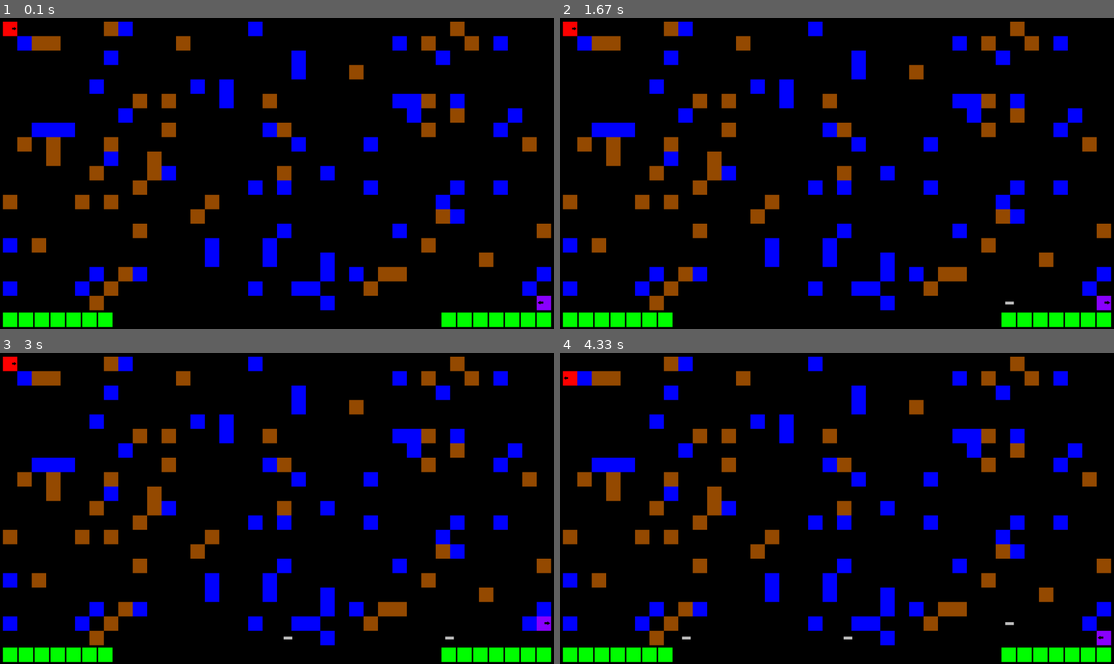
Above: before the commit, frames 1-4 (two rows, left to right).
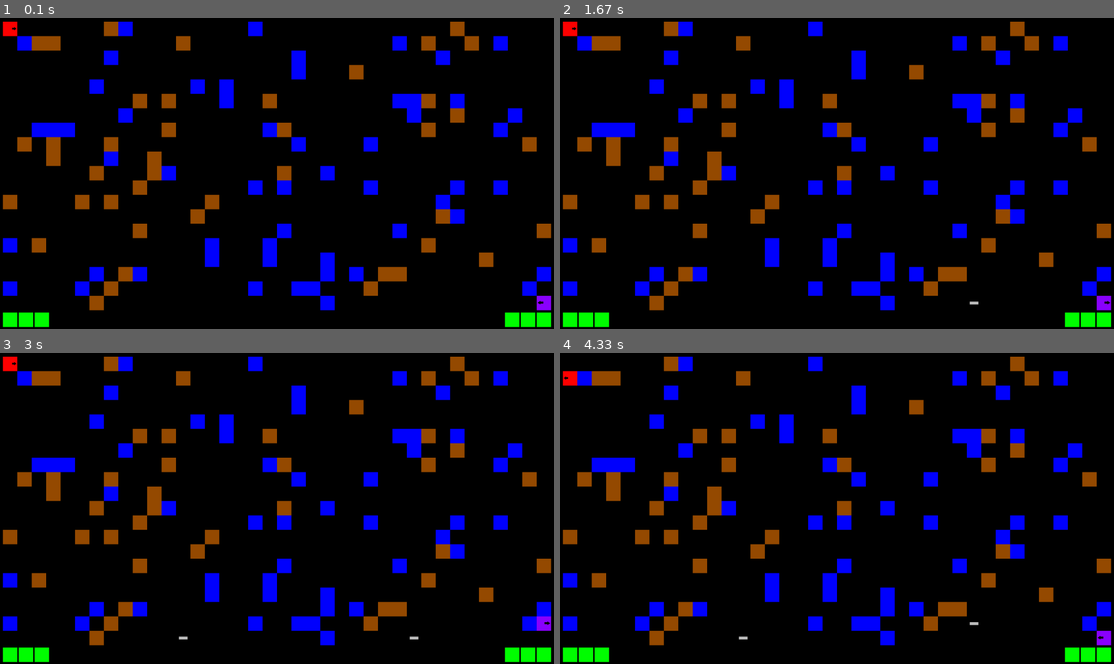
Above: after the commit, the same moments.

Repository: NeMolliriK/PyGame
Game: pygame game, started from main.py
The game is run twice, just before and just after one commit, with the same random seed, the same clock (stepped at 60 frames per second) and the same inputs.
Inputs:
- Up to frame 1 (0.1 s): no input
- Up to frame 2 (1.67 s): hold K 0.33-0.8 s; hold Right 0.33-0.8 s; hold I 0.83-1.3 s; hold Right 0.83-1.3 s; tap 1 at 0.98 s; tap 3 at 1.33 s
- Up to frame 3 (3 s): hold 5 1.67-2.13 s; hold Right 1.67-2.13 s; tap K at 1.82 s; hold Right 2.17-2.63 s; tap 1 at 2.32 s; hold Up 2.67-2.97 s; hold W 2.67-2.97 s
- Up to frame 4 (4.33 s): hold Right 3-3.47 s; hold D 3-3.47 s; tap K at 3.15 s; hold Left 3.5-4.03 s; hold A 3.5-4.03 s; tap 1 at 3.65 s; hold Down from 4.07 s (still down); hold S from 4.07 s (still down)

The runs differ from the first frame. In frame 1, 1.0% of the frame differs, in the area x 9-91%, y 94-100%; in frame 2, 1.1%; in frame 3, 1.1%; in frame 4, 1.1%, in the area x 9-91%, y 86-100%.

Commit message:
Добавлена возможность редактирования длины пули

Diff:
--- a/main.py
+++ b/main.py
@@ -189,17 +189,24 @@
     pass
 
 
-class Bullet(Sprite):
-    def __init__(self, *group, x=100, y=100, file="texture.png", direction=None, enemy=None, speed=5, damage=1,
-                 number=1):
-        super().__init__(*group, x=x, y=y, file=file)
+class Bullet(pygame.sprite.Sprite):
+    def __init__(self, *group, x=100, y=100, file=None, direction=None, enemy=None, speed=5, damage=1, w=30):
+        super().__init__(*group)
+        if file is None:
+            self.image = pygame.Surface((w, 10), pygame.SRCALPHA, 32)
+            self.image.fill("grey")
+        else:
+            self.image = pygame.image.load(f"data/{file}")
+            self.mask = pygame.mask.from_surface(self.image)
+        self.rect = self.image.get_rect()
+        self.rect.x = x
+        self.rect.y = y
         self.direction = direction
         if direction == 0 or direction == 2:
             self.image = pygame.transform.rotate(self.image, 90)
         self.enemy = enemy
         self.speed = speed
         self.damage = damage
-        self.number = number
 
     def update(self):
         if pygame.sprite.spritecollideany(self, walls):
@@ -236,8 +243,8 @@
 WIDTH, HEIGHT = 38, 20
 board = Board(WIDTH, HEIGHT)
 running = True
-fl = 7
-sl = 7
+fl = 3  # жизни
+sl = 3
 first_player = Player(first_players, x=board.left, y=board.top, file="first_player.png", lives=fl)
 second_player = Player(second_players, x=1920 - 20 + board.left - board.cell_size,
                        y=1080 - 30 + board.top - board.cell_size, file="second_player.png", lives=sl)
@@ -247,12 +254,14 @@
 second_reload = pygame.USEREVENT + 2
 r1 = 1
 r2 = 1
-tr1 = 500
-tr2 = 500
-fs = 7
-ss = 7
-fd = 2
-sd = 2
+tr1 = 100  # время перезарядки
+tr2 = 100
+fs = 10  # скорость пули
+ss = 10
+fd = 1  # наносимый урон
+sd = 1
+fw = 30  # длина пули
+sw = 30
 while running:
     for event in pygame.event.get():
         if event.type == pygame.QUIT:
@@ -275,45 +284,45 @@
             if event.key == pygame.K_LEFT:
                 board.left2()
             if first_player.a and r1:
-                if event.key == pygame.K_t:
-                    Bullet(bullets, x=first_player.rect.x + 20, y=first_player.rect.y - 30, file="bullet.png",
-                           direction=0, enemy=second_players, speed=fs, damage=fd)
+                if event.key == pygame.K_i:
+                    Bullet(bullets, x=first_player.rect.x + 20, y=first_player.rect.y - 30, w=fw, direction=0,
+                           enemy=second_players, speed=fs, damage=fd)
                     r1 = 0
                     pygame.time.set_timer(first_reload, tr1)
-                if event.key == pygame.K_h:
-                    Bullet(bullets, x=first_player.rect.x + 50, y=first_player.rect.y + 20, file="bullet.png",
-                           direction=1, enemy=second_players, speed=fs, damage=fd)
+                if event.key == pygame.K_l:
+                    Bullet(bullets, x=first_player.rect.x + 50, y=first_player.rect.y + 20, w=fw, direction=1,
+                           enemy=second_players, speed=fs, damage=fd)
                     r1 = 0
                     pygame.time.set_timer(first_reload, tr1)
-                if event.key == pygame.K_g:
-                    Bullet(bullets, x=first_player.rect.x + 20, y=first_player.rect.y + 50, file="bullet.png",
-                           direction=2, enemy=second_players, speed=fs, damage=fd)
+                if event.key == pygame.K_k:
+                    Bullet(bullets, x=first_player.rect.x + 20, y=first_player.rect.y + 50, w=fw, direction=2,
+                           enemy=second_players, speed=fs, damage=fd)
                     r1 = 0
                     pygame.time.set_timer(first_reload, tr1)
-                if event.key == pygame.K_f:
-                    Bullet(bullets, x=first_player.rect.x - 30, y=first_player.rect.y + 20, file="bullet.png",
-                           direction=3, enemy=second_players, speed=fs, damage=fd)
+                if event.key == pygame.K_j:
+                    Bullet(bullets, x=first_player.rect.x - 30, y=first_player.rect.y + 20, w=fw, direction=3,
+                           enemy=second_players, speed=fs, damage=fd)
                     r1 = 0
                     pygame.time.set_timer(first_reload, tr1)
             if second_player.a and r2:
                 if event.key == pygame.K_KP5:
-                    Bullet(bullets, x=second_player.rect.x + 20, y=second_player.rect.y - 30, file="bullet.png",
-                           direction=0, enemy=first_players, speed=ss, damage=sd)
+                    Bullet(bullets, x=second_player.rect.x + 20, y=second_player.rect.y - 30, w=sw, direction=0,
+                           enemy=first_players, speed=ss, damage=sd)
                     r2 = 0
                     pygame.time.set_timer(second_reload, tr2)
                 if event.key == pygame.K_KP3:
-                    Bullet(bullets, x=second_player.rect.x + 50, y=second_player.rect.y + 20, file="bullet.png",
-                           direction=1, enemy=first_players, speed=ss, damage=sd)
+                    Bullet(bullets, x=second_player.rect.x + 50, y=second_player.rect.y + 20, w=sw, direction=1,
+                           enemy=first_players, speed=ss, damage=sd)
                     r2 = 0
                     pygame.time.set_timer(second_reload, tr2)
                 if event.key == pygame.K_KP2:
-                    Bullet(bullets, x=second_player.rect.x + 20, y=second_player.rect.y + 50, file="bullet.png",
-                           direction=2, enemy=first_players, speed=ss, damage=sd)
+                    Bullet(bullets, x=second_player.rect.x + 20, y=second_player.rect.y + 50, w=sw, direction=2,
+                           enemy=first_players, speed=ss, damage=sd)
                     r2 = 0
                     pygame.time.set_timer(second_reload, tr2)
                 if event.key == pygame.K_KP1:
-                    Bullet(bullets, x=second_player.rect.x - 30, y=second_player.rect.y + 20, file="bullet.png",
-                           direction=3, enemy=first_players, speed=ss, damage=sd)
+                    Bullet(bullets, x=second_player.rect.x - 30, y=second_player.rect.y + 20, w=sw, direction=3,
+                           enemy=first_players, speed=ss, damage=sd)
                     r2 = 0
                     pygame.time.set_timer(second_reload, tr2)
         if event.type == first_reload:
